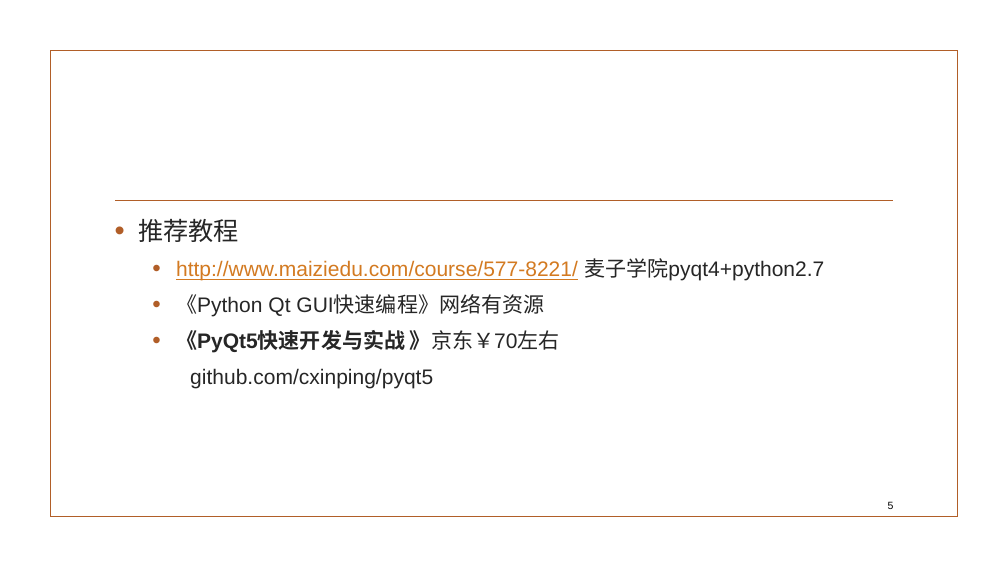
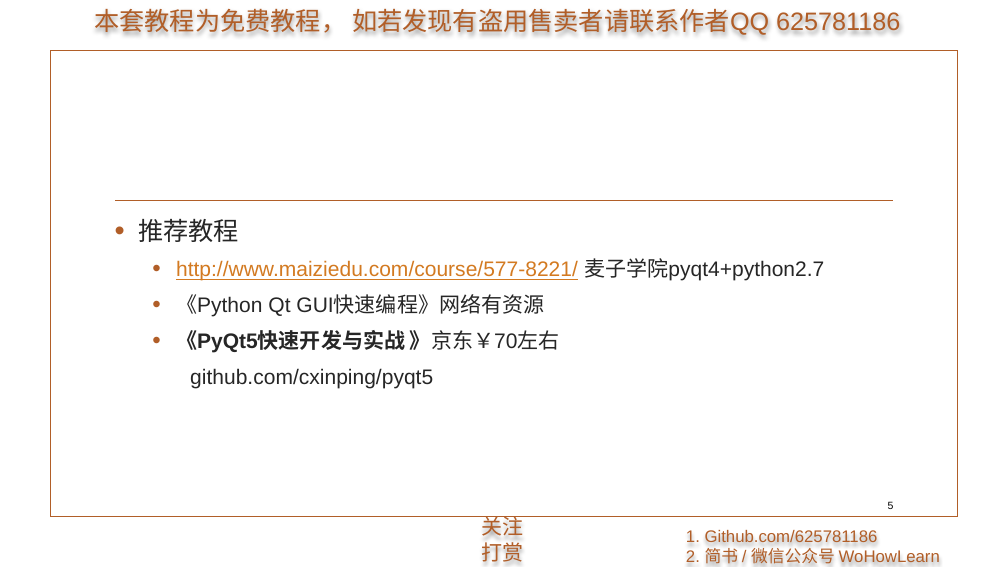
Before and after one commit to 625781186/WoHowLearn_PyQt5, a slide deck: slide 5 of 1.准备/1.准备.pptx. Drawn at 1008x567 pixels with LibreOffice and Linux fonts; fonts in the diff are those of the drawing; background and template pictures are left out. Boxes give left, top, right and bottom in pixels: in the first picture for what was removed or moved away, otherwise in the second. Text is boxed around its words. In the diff, an @@ line names an element or a change of style, - is before the commit and + after.

```diff
--- a/1.准备/1.准备.pptx
+++ b/1.准备/1.准备.pptx
@@ text added at box(94, 9, 900, 35), 24 pt, text #B15E28 @@
+本套教程为免费教程， 如若发现有盗用售卖者请联系作者QQ 625781186
@@ text added at box(482, 516, 524, 562), 20 pt, text #B15E28 @@
+关注
+打赏
@@ text added at box(686, 530, 940, 564), 16 pt, text #B15E28 @@
+1. Github.com/625781186
+2. 简书 / 微信公众号 WoHowLearn
```
Also in this commit, not shown: 5 other slides changed, 2 slides added.
